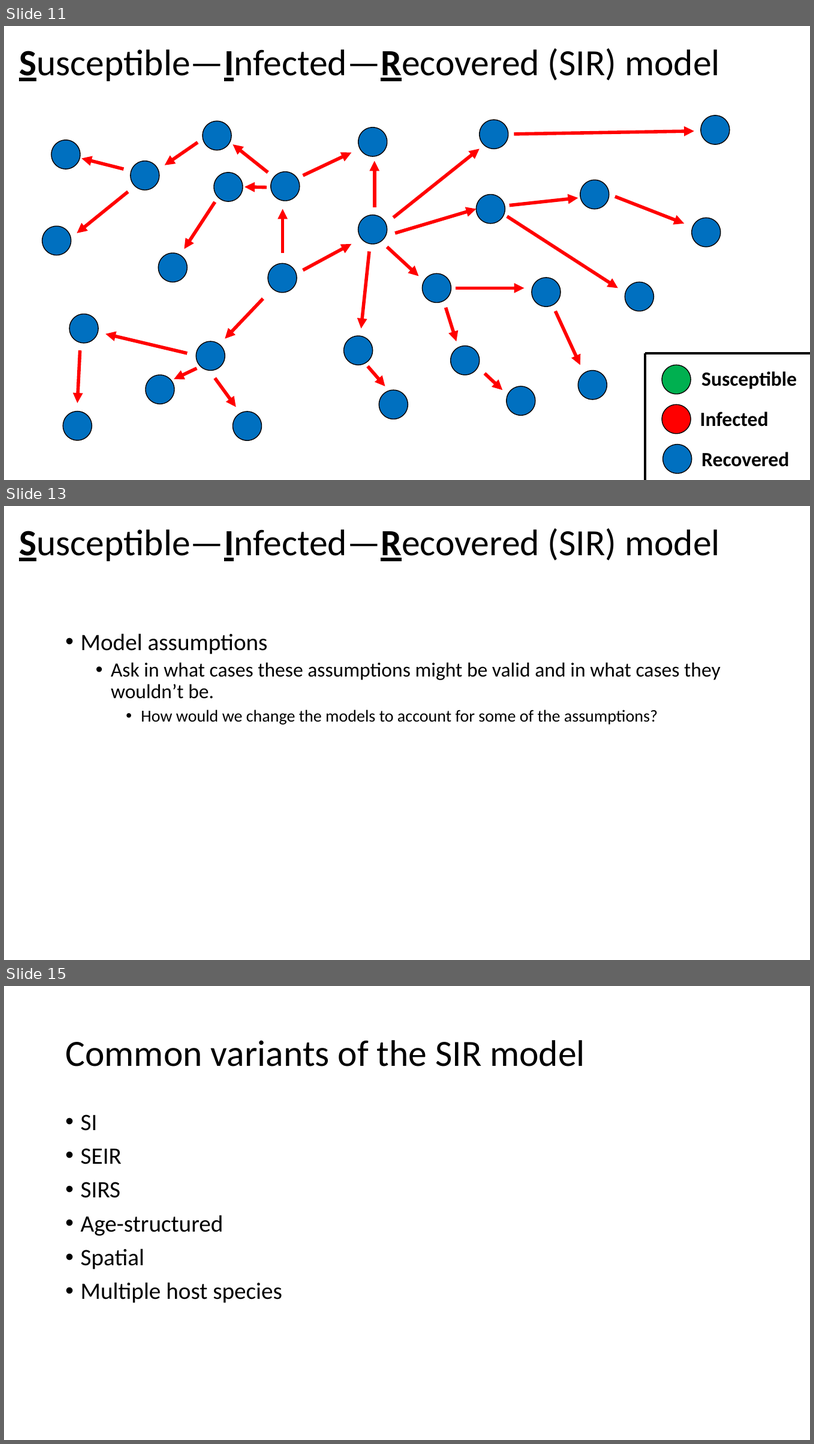
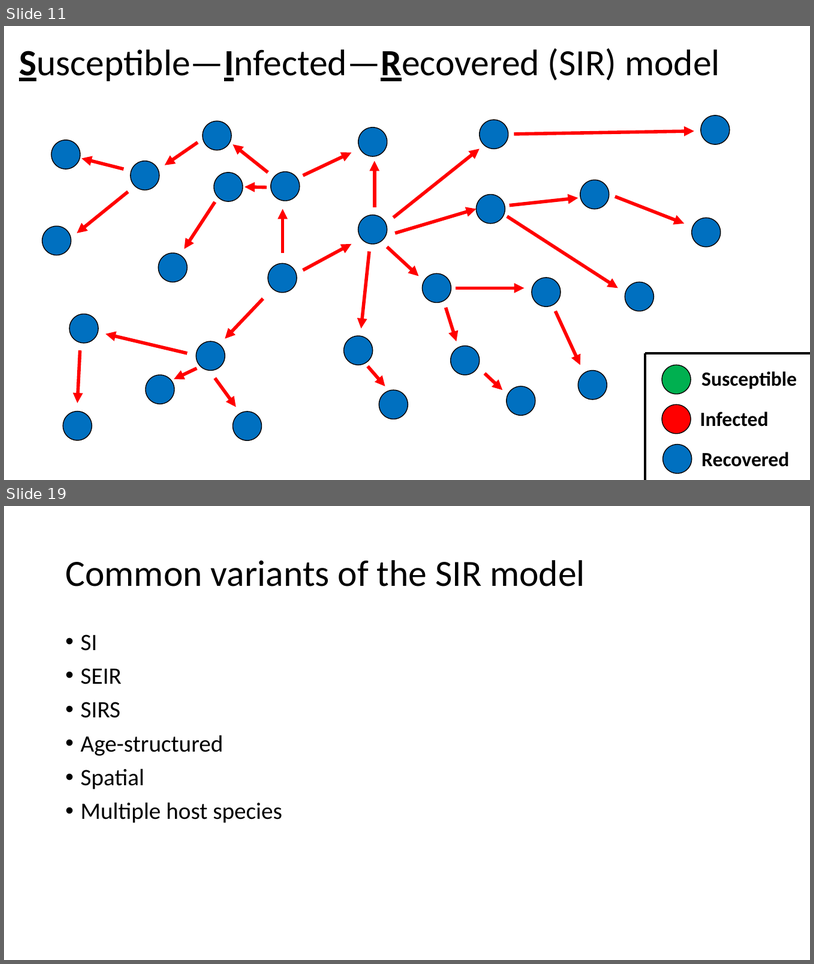
Before and after one commit to grimaudo-at/SIR_lecture, a slide deck: SIR_lecture.pptx. Shown one above the other, each under a label of ours: slides 11, 13 and 15 before the commit, slides 11 and 19 after it; the slides between them are not shown. The pictures are 814x1444 and 814x964 pixels, drawn with LibreOffice and Linux fonts; fonts in the diff are those of the drawing. Boxes give left, top, right and bottom in pixels: in the first picture for what was removed or moved away, otherwise in the second. Text is boxed around its words. In the diff, an @@ line names an element or a change of style, - is before the commit and + after.

```diff
--- a/SIR_lecture.pptx
+++ b/SIR_lecture.pptx
@@ slide 13 removed at <box>4,506,810,960</box>, background #FFFFFF @@
@@ title removed at <box>19,528,720,561</box> @@
-Susceptible—Infected—Recovered (SIR) model
@@ text removed at <box>81,633,721,724</box> @@
-• Model assumptions
-  • Ask in what cases these assumptions might be valid and in what cases they wouldn’t be.
-    • How would we change the models to account for some of the assumptions?
@@ what was slide 15 is now slide 19 @@
```
Also in this commit, not shown: 2 slides changed, 5 slides added, 3 other files.
